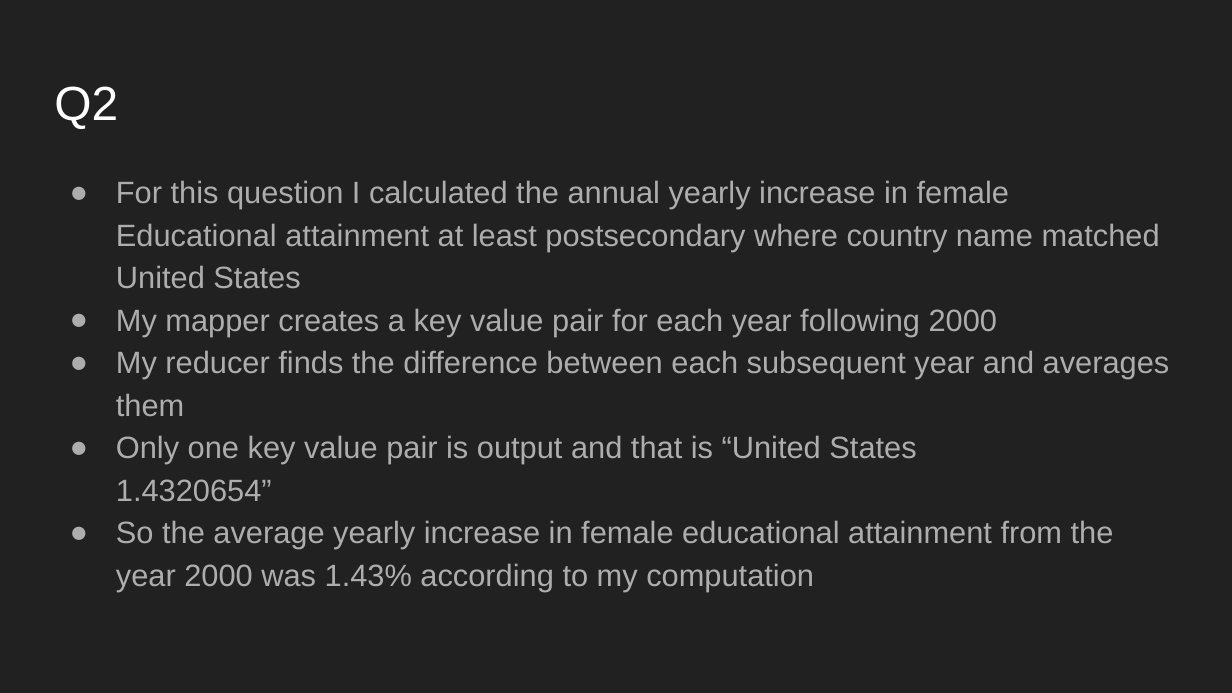
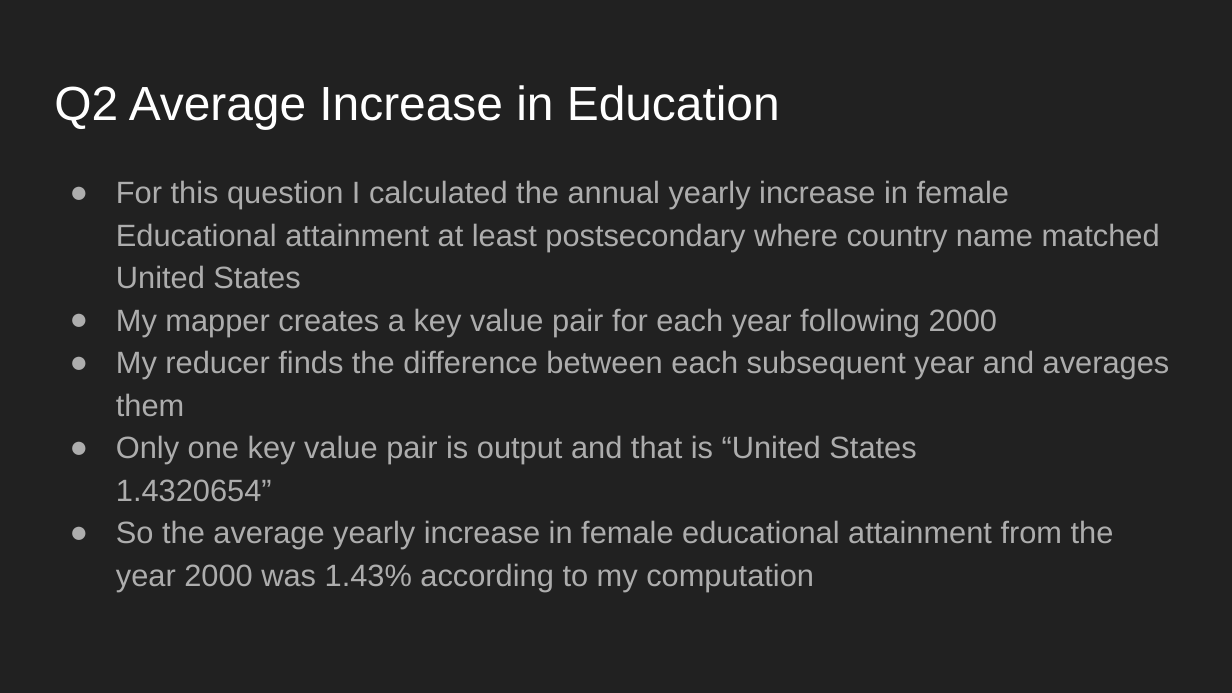
Before and after one commit to 1901-Big-Data/project-1-Joe-Spencer, a slide deck: slide 3 of Project 1_ Gender Stats.pptx (slide 4 before the commit). Drawn at 1232x693 pixels with LibreOffice and Linux fonts; fonts in the diff are those of the drawing. Boxes give left, top, right and bottom in pixels: in the first picture for what was removed or moved away, otherwise in the second. Text is boxed around its words. In the diff, an @@ line names an element or a change of style, - is before the commit and + after.

```diff
--- a/Project 1_ Gender Stats.pptx
+++ b/Project 1_ Gender Stats.pptx
@@ title at [54,85,780,129]: text changed @@
-Q2
+Q2 Average Increase in Education
```
Also in this commit, not shown: 6 other slides changed, 2 other files.
